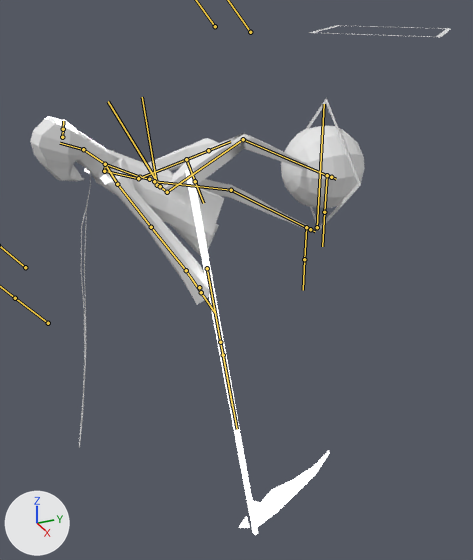
The FBX model NotAllSheep/Assets/Art/18_06_18/Reaper_02_Animation_03.fbx, before and after one commit.
Both versions are drawn from a camera (50 mm lens) standing at (13.3, -8.25, 4.09) and looking at (0.74, -2.6, -2.19). Lighting does not change. The marker at lower left points along +X, +Y and +Z. Both versions are drawn at frame 1 of the action 'Armature|CubeAction'; the numbers are the values there. The bones that bend it are drawn over the model as lines.
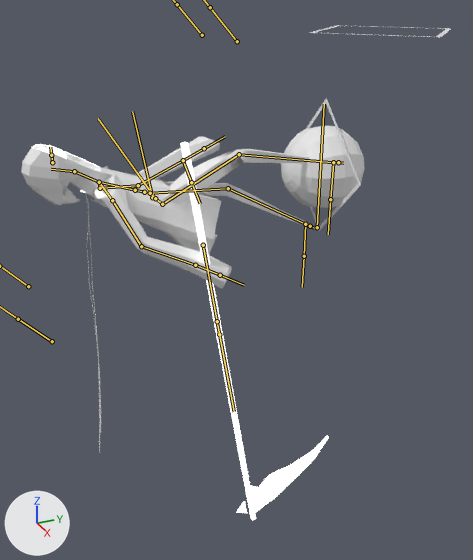
Location of each change, [x1, y1, x2, y2] in pixels of the pictures (473 x 560 px):
'Cube.005', posed (13% wider, 9% shorter): before [92, 138, 219, 305]; after [88, 137, 232, 289]
'Cube', posed (20% shorter): before [86, 133, 309, 230]; after [92, 149, 310, 226]
'Cube.008', posed: before [186, 169, 330, 535]; after [180, 142, 329, 520]
'Plane.000', posed (6% shorter): before [30, 116, 119, 181]; after [21, 144, 112, 205]
'Plane.003', posed (14% shorter): before [92, 157, 224, 244]; after [87, 173, 221, 248]
'Plane', posed (31% wider): before [79, 173, 91, 448]; after [85, 193, 101, 453]
'Cube.001', posed (9% wider, 7% shorter): before [56, 120, 78, 134]; after [43, 146, 67, 159]
'Cube.004', posed: before [84, 168, 110, 185]; after [80, 189, 104, 198]
bone 'hip', root to tip: before (160, 186) to (108, 101); after (155, 198) to (98, 118)
bone 'legs', root to tip: before (157, 185) to (142, 97); after (152, 197) to (132, 111)
bone 'thigh.l', root to tip: before (154, 181) to (231, 190); after (150, 193) to (228, 188)
bone 'calf.l', root to tip: before (231, 190) to (306, 227); after (228, 188) to (305, 224)
bone 'thigh.r', root to tip: before (167, 192) to (243, 139); after (162, 204) to (239, 154)
bone 'calf.r', root to tip: before (243, 139) to (327, 175); after (239, 154) to (333, 162)
bone 'abdomen', root to tip: before (149, 179) to (140, 177); after (144, 192) to (135, 190)
bone 'chest', root to tip: before (140, 177) to (105, 164); after (135, 190) to (99, 182)
bone 'head', root to tip: before (105, 164) to (83, 149); after (99, 182) to (74, 171)
bone 'head.001', root to tip: before (83, 149) to (60, 143); after (74, 171) to (51, 169)
bone 'arm_upper.l', root to tip: before (104, 171) to (138, 178); after (100, 188) to (138, 185)
bone 'arm_middle.l', root to tip: before (138, 178) to (186, 159); after (138, 185) to (183, 160)
bone 'arm_upper.l.001', root to tip: before (117, 184) to (151, 227); after (112, 200) to (141, 246)
bone 'arm_middle.l.001', root to tip: before (151, 227) to (186, 270); after (141, 246) to (195, 265)
bone 'handIK.l.001', root to tip: before (199, 287) to (200, 289); after (195, 265) to (196, 267)

The edits, one by one:
Bone 'hip' (bone_hip) moves from (-0.01, -0.09, 1.63) to (0.01, -0.03, 1.35).
Bone 'hip' (bone_hip) turns from (51, -1, 0) to (48, 1, 0) degrees about its own x, y and z.
Bone 'legs' (bone_legs) turns from (0, 0, 0) to (0, 0, -2) degrees about its own x, y and z.
Bone 'thigh.l' (bone_thigh_l) turns from (32, -5, -2) to (38, -5, -3) degrees about its own x, y and z.
Bone 'calf.l' (bone_calf_l) turns from (-6, 0, 0) to (-13, 0, 0) degrees about its own x, y and z.
Bone 'thigh.r' (bone_thigh_r) turns from (78, 9, 8) to (72, 9, 8) degrees about its own x, y and z.
Bone 'calf.r' (bone_calf_r) turns from (-47, 0, 0) to (-29, 0, 0) degrees about its own x, y and z.
Bone 'abdomen' (bone_abdomen) turns from (24, 0, 0) to (22, 0, 0) degrees about its own x, y and z.
Bone 'chest' (bone_chest) turns from (-2, 0, 0) to (4, 0, 0) degrees about its own x, y and z.
Bone 'head' (bone_head) turns from (-24, 0, 0) to (-21, 0, 0) degrees about its own x, y and z.
Bone 'head.001' (bone_head_001) turns from (-45, 0, 0) to (-44, 0, 0) degrees about its own x, y and z.
Bone 'arm_upper.l' (bone_arm_upper_l) turns from (7, -33, -29) to (15, -31, -34) degrees about its own x, y and z.
Bone 'arm_middle.l' (bone_arm_middle_l) turns from (19, 7, -41) to (17, 6, -36) degrees about its own x, y and z.
Bone 'arm_upper.l.001' (bone_arm_upper_l_001) turns from (-33, 36, 16) to (-44, 27, 1) degrees about its own x, y and z.
Bone 'arm_middle.l.001' (bone_arm_middle_l_001) turns from (-1, 0, -2) to (16, -5, 34) degrees about its own x, y and z.
Bone 'handIK.l.001' (bone_handik_l_001) moves from (-1.15, 0.32, 0.44) to (-1.15, -0.22, 0.55).
